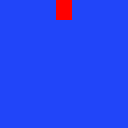
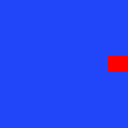
Layer changes from the first (128, 128) image to the second:
painted on "Layer 0" over <box>56,0,128,72</box>
